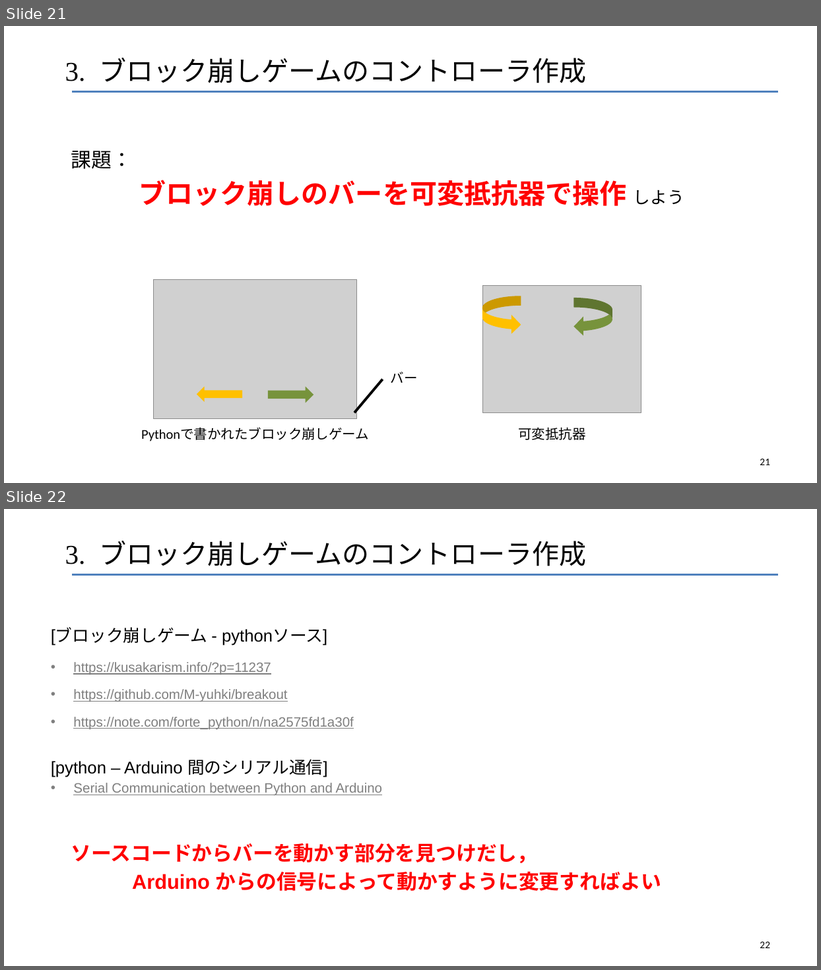
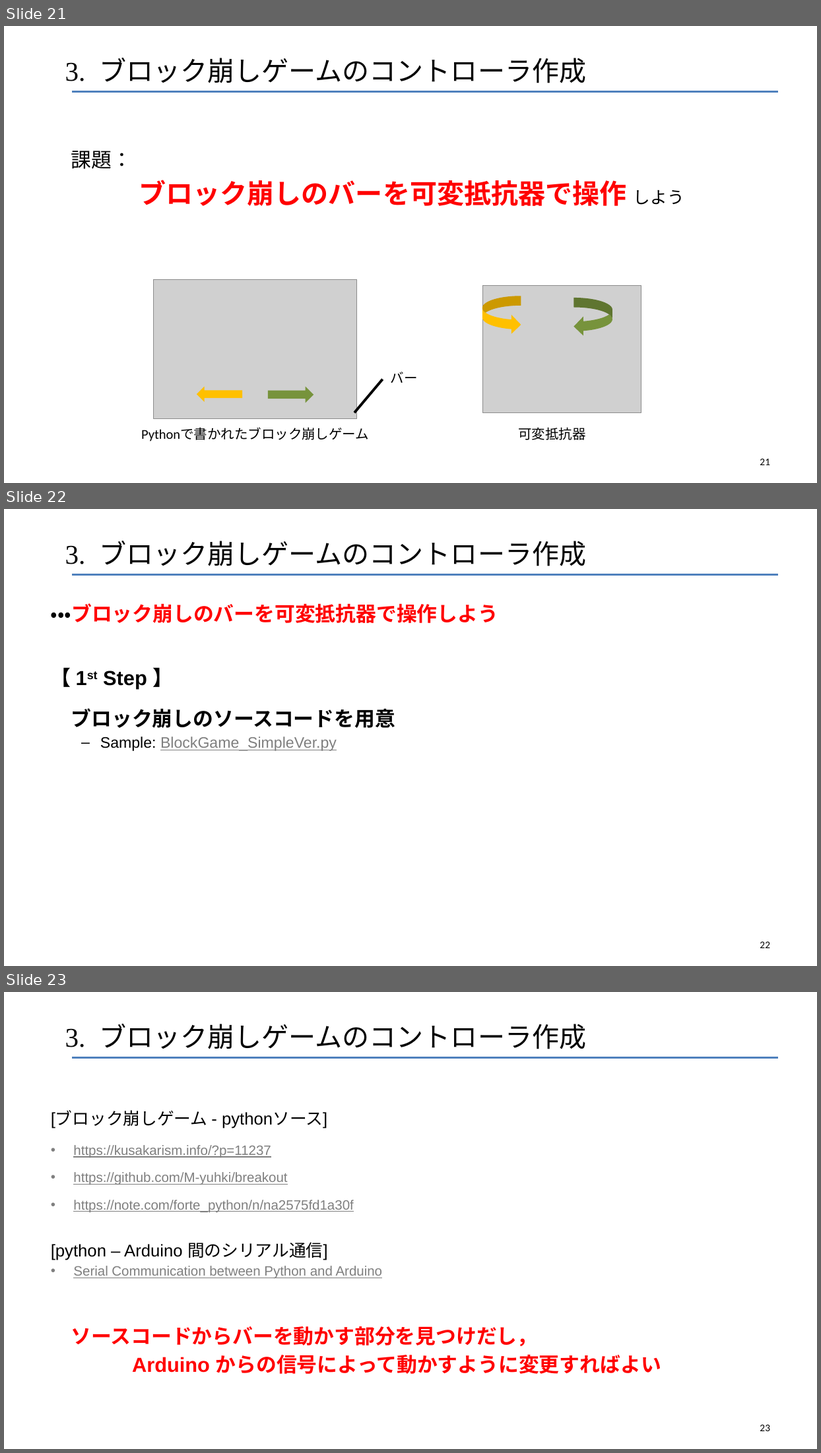
Before and after one commit to robot-cs/Tech-Education-Hub, a slide deck: Arduino-Basics/Arduino講座1.pptx. Shown one above the other, each under a label of ours: slides 21 and 22 before the commit, slides 21, 22 and 23 after it. The pictures are 821x970 and 821x1453 pixels, drawn with LibreOffice and Linux fonts; fonts in the diff are those of the drawing; grey boxes stand for pictures. Boxes give left, top, right and bottom in pixels: in the first picture for what was removed or moved away, otherwise in the second. Text is boxed around its words. In the diff, an @@ line names an element or a change of style, - is before the commit and + after.

Commit message:
add samplecode

```diff
--- a/Arduino-Basics/Arduino講座1.pptx
+++ b/Arduino-Basics/Arduino講座1.pptx
@@ slide 22 added at <box>4,509,817,966</box>, background #FFFFFF; not listed: 1 template element that a slide beside it also shows @@
@@ title added at <box>65,541,586,566</box>, 32 pt, text #000000 @@
+3. ブロック崩しゲームのコントローラ作成
@@ text added at <box>51,603,498,751</box>, 24 pt, text #000000, bold @@
+・・・ブロック崩しのバーを可変抵抗器で操作しよう
+【 1st Step 】
+ブロック崩しのソースコードを用意
+  – Sample: BlockGame_SimpleVer.py
@@ page number added at <box>760,942,770,949</box>, 12 pt, text #000000 @@
+22
@@ what was slide 22 is now slide 23 @@
@@ page number at <box>760,1425,770,1432</box>: text changed @@
-22
+23
```
Also in this commit, not shown: 1 other file.
